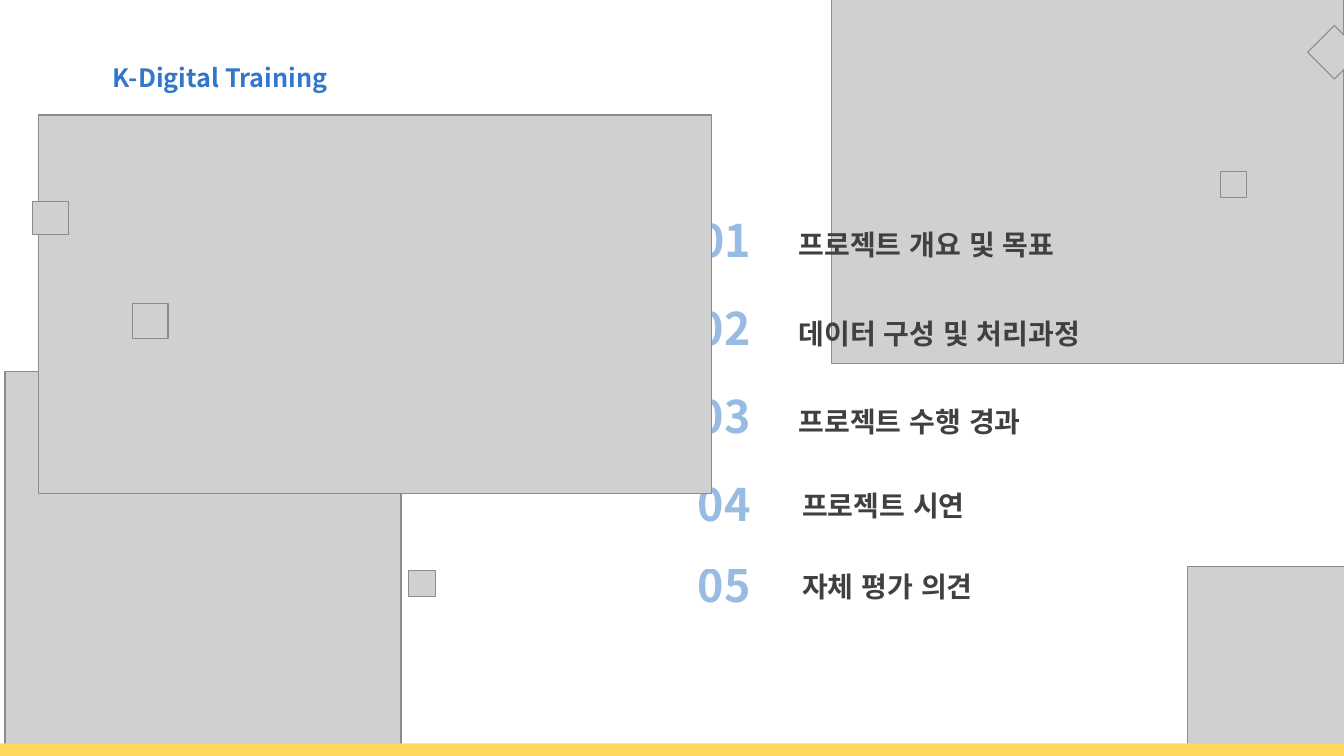
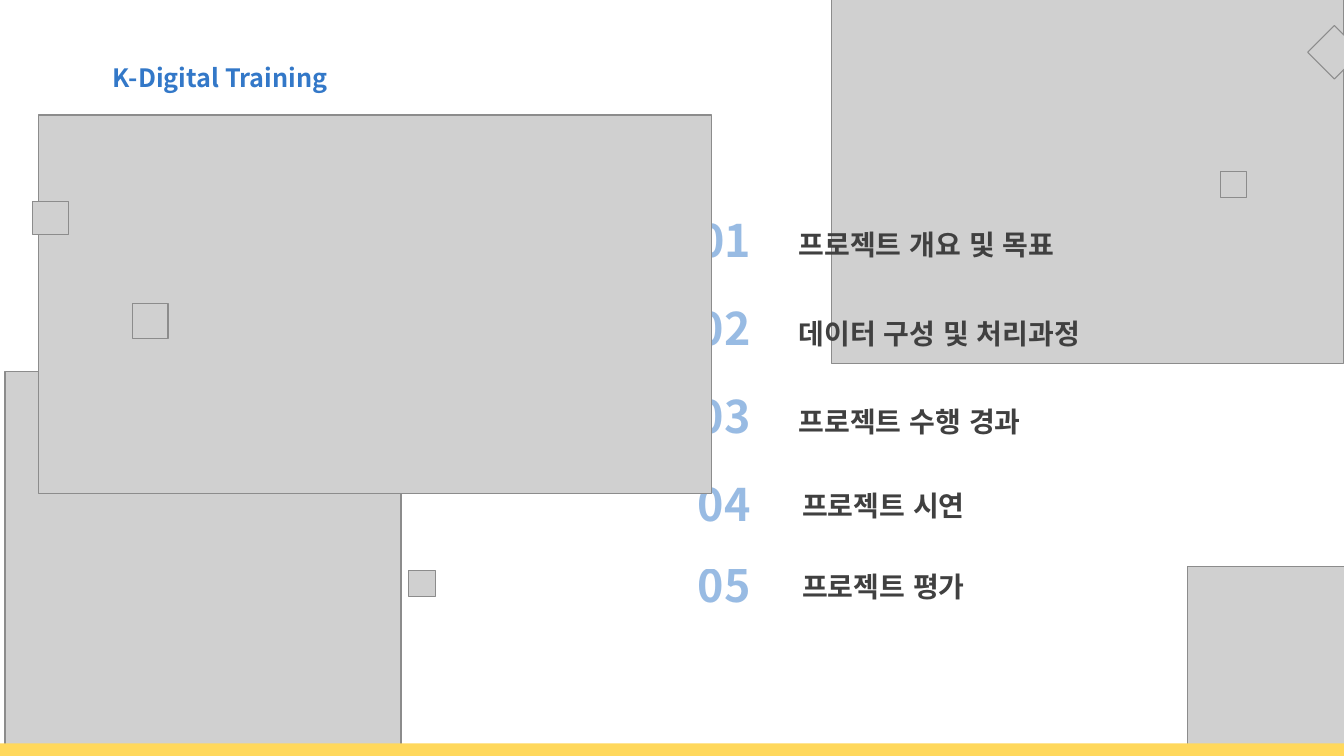
Before and after one commit to Hiddle00/project2_weather, a slide deck: slide 2 of 최종발표/05.D팀_최종발표.pptx. Drawn at 1344x756 pixels with LibreOffice and Linux fonts; fonts in the diff are those of the drawing; grey boxes stand for pictures; background and template pictures are left out. Boxes give left, top, right and bottom in pixels: in the first picture for what was removed or moved away, otherwise in the second. Text is boxed around its words. In the diff, an @@ line names an element or a change of style, - is before the commit and + after.

```diff
--- a/최종발표/05.D팀_최종발표.pptx
+++ b/최종발표/05.D팀_최종발표.pptx
@@ text at box(802, 573, 965, 600): text changed @@
-자체 평가 의견
+프로젝트 평가
```
Also in this commit, not shown: 13 other slides changed, 4 other files.
